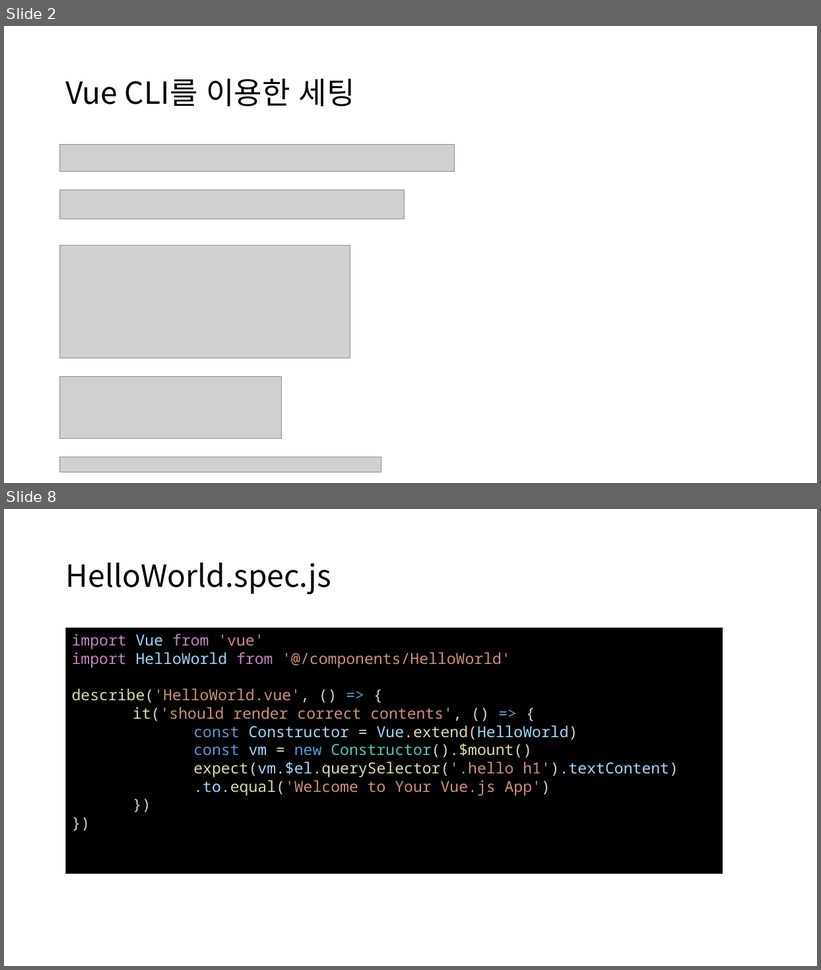
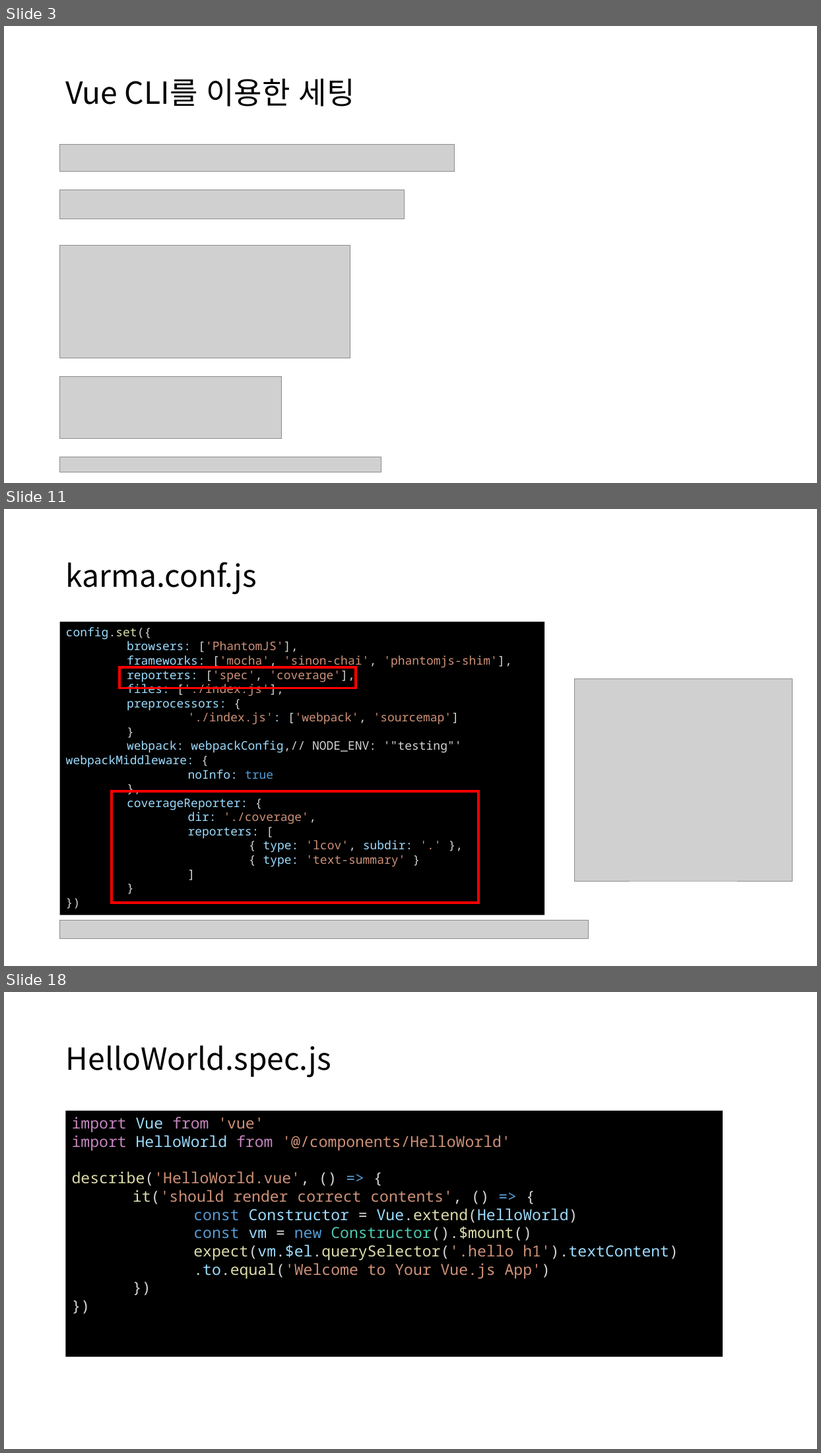
Before and after one commit to WANZARGEN/vue-study, a slide deck: Vue Unit Test.pptx. Shown one above the other, each under a label of ours: slides 2 and 8 before the commit, slides 3, 11 and 18 after it; the slides between them are not shown. The pictures are 821x970 and 821x1453 pixels, drawn with LibreOffice and Linux fonts; fonts in the diff are those of the drawing; grey boxes stand for pictures. Boxes give left, top, right and bottom in pixels: in the first picture for what was removed or moved away, otherwise in the second. Text is boxed around its words. In the diff, an @@ line names an element or a change of style, - is before the commit and + after.

```diff
--- a/Vue Unit Test.pptx
+++ b/Vue Unit Test.pptx
@@ slide 11 added at box(4, 509, 817, 966), background #FFFFFF @@
@@ title added at box(66, 562, 257, 594), 36 pt, text #000000 @@
+karma.conf.js
@@ rectangle added at box(60, 622, 545, 916), fill #000000, 14 pt, text #9CDCFE @@
+config.set({
+browsers: ['PhantomJS'],
+frameworks: ['mocha', 'sinon-chai', 'phantomjs-shim'],
+reporters: ['spec', 'coverage'],
+files: ['./index.js'],
+preprocessors: {
+'./index.js': ['webpack', 'sourcemap']
+}
+webpack: webpackConfig,// NODE_ENV: '"testing"' webpackMiddleware: {
+noInfo: true
+},
+coverageReporter: {
+dir: './coverage',
+reporters: [
+{ type: 'lcov', subdir: '.' },
+{ type: 'text-summary' }
+]
+}
+})
@@ rectangle added at box(120, 667, 356, 689), outline #FF0000 3 pt @@
@@ picture added at box(575, 679, 793, 881) @@
@@ rectangle added at box(112, 791, 479, 903), outline #FF0000 3 pt @@
@@ picture added at box(60, 921, 589, 940) @@
@@ what was slide 2 is now slide 3 @@
@@ what was slide 8 is now slide 18 @@
```
Also in this commit, not shown: 7 slides changed, 9 other slides added.
